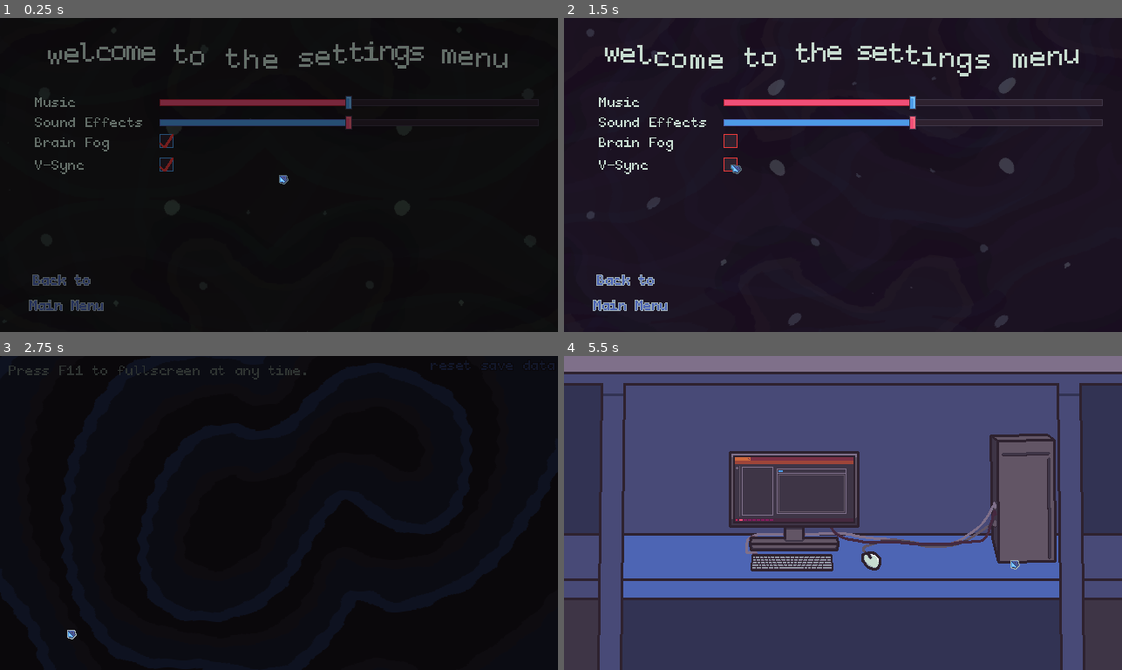
Above: before the commit, frames 1-4 (two rows, left to right).
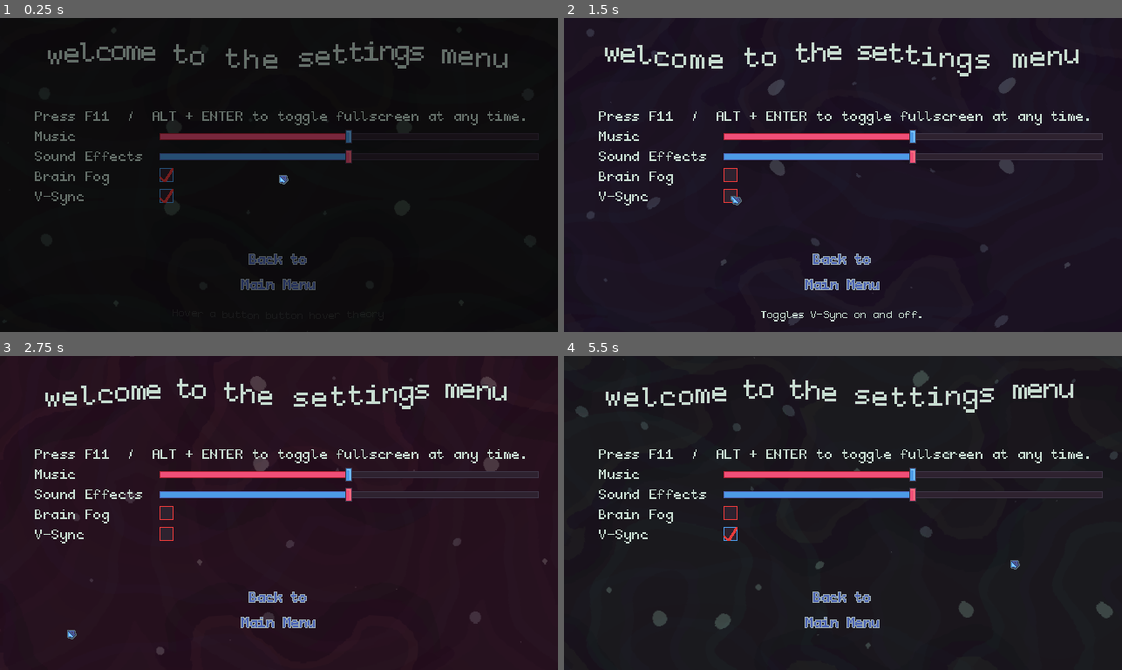
Above: after the commit, the same moments.

Repository: bnhrl/MomentumIsEverythingCountDown
Game: Godot game, scene res://UI/Settings/settings.tscn
Same seed, same stepped clock (60 frames per second), same inputs: the game is played once before the commit and once after it. This scene is started directly instead of the project's main scene. Sound files missing from this copy of the repository are replaced by a short silence.
Inputs (mouse positions are in pixels of both pictures, inside the frame that each line leads up to; where the layout moved, square brackets give the same spot in the first picture):
- Up to frame 1 (0.25 s): no input
- Up to frame 2 (1.5 s): click (731, 175) [731, 140] at 0.5 s; click (731, 196) [731, 165] at 1.25 s
- Up to frame 3 (2.75 s): tap F at 2 s; move the mouse to (66, 629) at 2.02 s; hold D (right) from 2.03 s (still down); click (66, 629) at 2.1 s
- Up to frame 4 (5.5 s): tap F every 0.75 s from 2.75 to 5 s; move the mouse to (1060, 362) at 2.77 s; release D (right) at 2.78 s; hold S (down) 2.78-3.53 s; click (1060, 362) at 2.85 s; move the mouse to (898, 443) at 3.52 s; hold D (right) 3.53-4.28 s; hold Space (reserve_ion) 3.53-4.28 s; click (898, 443) at 3.8 s; move the mouse to (831, 544) at 4.27 s; hold W (up) 4.28-5.03 s; click (831, 544) at 4.35 s; move the mouse to (1010, 560) at 5.02 s; hold A (left) from 5.03 s (still down); click (1010, 560) at 5.1 s

The runs differ from the first frame. In frame 1, 5.8% of the frame differs, in the area x 5-95%, y 25-94%; in frame 2, 6.8%; in frame 3, 71%; in frame 4, 92%, in the area x 0-100%, y 0-100%.

Commit message:
Some fixes, added groundwork for Bonus Levels in the LevelSelect, added button hover theory to Settings

Diff:
--- a/Assets/Scripts/control_hoverable.gd
+++ b/Assets/Scripts/control_hoverable.gd
@@ -5,14 +5,15 @@
 	mouse_entered.connect(hover)
 	mouse_exited.connect(unhover)
 
-signal control_hovered
+signal control_hovered(control: Control)
 var hovered := false
 func hover() -> void:
 	hovered = true
 	Cursor.set_animation("hover")
 	control_hovered.emit(self)
 
+signal control_unhovered(control: Control)
 func unhover() -> void:
 	hovered = false
 	Cursor.set_animation()
-	control_hovered.emit(self)
+	control_unhovered.emit(self)
--- a/Game/Player/player.gd
+++ b/Game/Player/player.gd
@@ -8,6 +8,7 @@
 func _ready() -> void:
 	_ready_tail()
 	Camera.target = self
+	$DebugLayer.hide()
 
 func _physics_process(delta: float) -> void:
 	_process_movement(delta)
@@ -21,7 +22,7 @@
 	_process_flash()
 
 	if Input.is_action_just_pressed("debug"):
-		$DebugLayer.show()
+		$DebugLayer.visible = not $DebugLayer.visible
 	if $DebugLayer.visible:
 		_process_debug()
 
--- a/UI/LevelSelect/level_select.gd
+++ b/UI/LevelSelect/level_select.gd
@@ -53,6 +53,10 @@
 	10: "parietal c",
 	11: "occipital a",
 	12: "occipital b",
+
+	14: "dark matter a",
+	15: "dark matter b",
+	16: "dark matter c",
 }
 const LEVEL_THUMBSNAILS: Dictionary[int, Texture2D] = {
 	 1: preload("uid://ym71ns7c4280"),
@@ -81,6 +85,10 @@
 	10: "Parietal",
 	11: "Occipital",
 	12: "Occipital",
+
+	14: "Temporal",
+	15: "Frontal",
+	16: "Parietal",
 }
 
 @onready var selector: CanvasGroup = $Selector
@@ -107,8 +115,8 @@
 		$Hud.show()
 
 	level = l
-	level_label.text = "[tornado freq=5 radius=2.0]"+LEVEL_NAMES.get(level)
-	level_thumbnail.texture = LEVEL_THUMBSNAILS.get(level)
+	level_label.text = "[tornado freq=5 radius=2.0]"+LEVEL_NAMES.get(level, "no name found")
+	level_thumbnail.texture = LEVEL_THUMBSNAILS.get(level, null)
 	selector.set_target(button)
 	if LEVEL_TRACKS.has(l):
 		Music.play(LEVEL_TRACKS.get(level))
@@ -124,7 +132,10 @@
 		best_time_label.text = "best time: N/A"
 
 func _on_btn_go_pressed() -> void:
-	Scenes.swap_scene("Level " + str(level))
+	if level <= 12:
+		Scenes.swap_scene("Level " + str(level))
+	else:
+		Scenes.swap_scene("Bonus Level " + str(level))
 
 
 # Mode
--- a/UI/LevelSelect/level_select.tscn
+++ b/UI/LevelSelect/level_select.tscn
@@ -246,6 +246,42 @@
 default_color = Color(0.78039217, 0.8627451, 0.8156863, 1)
 hover_color = Color(0.3019608, 0.60784316, 0.9019608, 1)
 
+[node name="BtnLevel14" parent="LevelButtons" unique_id=1295508329 instance=ExtResource("3_eeebr")]
+offset_left = -64.0
+offset_top = -3.0000021
+offset_right = -40.0
+offset_bottom = 26.999998
+theme_override_colors/default_color = Color(0.18039216, 0.13333334, 0.18431373, 1)
+theme_override_colors/font_outline_color = Color(0.78039217, 0.8627451, 0.8156863, 1)
+theme_override_font_sizes/normal_font_size = 12
+text = "A"
+level = 14
+default_color = Color(0.18039216, 0.13333334, 0.18431373, 1)
+
+[node name="BtnLevel15" parent="LevelButtons" unique_id=1598236958 instance=ExtResource("3_eeebr")]
+offset_left = -24.0
+offset_top = -50.000008
+offset_right = 0.0
+offset_bottom = -20.000008
+theme_override_colors/default_color = Color(0.18039216, 0.13333334, 0.18431373, 1)
+theme_override_colors/font_outline_color = Color(0.78039217, 0.8627451, 0.8156863, 1)
+theme_override_font_sizes/normal_font_size = 12
+text = "B"
+level = 15
+default_color = Color(0.18039216, 0.13333334, 0.18431373, 1)
+
+[node name="BtnLevel16" parent="LevelButtons" unique_id=1090432248 instance=ExtResource("3_eeebr")]
+offset_left = 44.0
+offset_top = -10.000004
+offset_right = 68.0
+offset_bottom = 19.999996
+theme_override_colors/default_color = Color(0.18039216, 0.13333334, 0.18431373, 1)
+theme_override_colors/font_outline_color = Color(0.78039217, 0.8627451, 0.8156863, 1)
+theme_override_font_sizes/normal_font_size = 12
+text = "C"
+level = 16
+default_color = Color(0.18039216, 0.13333334, 0.18431373, 1)
+
 [node name="Selector" parent="." unique_id=564478042 instance=ExtResource("10_fs4r2")]
 position = Vector2(510, 160)
 
--- a/UI/LevelSelect/selector.tscn
+++ b/UI/LevelSelect/selector.tscn
@@ -7,6 +7,7 @@
 shader = ExtResource("1_cd2bq")
 shader_parameter/on_canvas_group = true
 shader_parameter/outline_thickness = 1.0
+shader_parameter/addition = Color(1, 1, 1, 0)
 
 [node name="Selector" type="CanvasGroup" unique_id=2128607490]
 z_index = -1
@@ -20,8 +21,8 @@
 offset_top = -2.0
 offset_right = 2.0
 offset_bottom = 2.0
+mouse_filter = 2
 color = Color(0.9098039, 0.23137255, 0.23137255, 1)
-metadata/_edit_use_anchors_ = true
 
 [node name="Anchor2" type="Node2D" parent="." unique_id=807115437]
 
@@ -30,8 +31,8 @@
 offset_right = 4.0
 offset_bottom = 0.99999976
 rotation = 0.7853982
+mouse_filter = 2
 color = Color(0.3019608, 0.39607844, 0.7058824, 1)
-metadata/_edit_use_anchors_ = true
 
 [node name="Anchor3" type="Node2D" parent="." unique_id=139864208]
 
@@ -40,8 +41,8 @@
 offset_top = -3.0
 offset_right = 3.0
 offset_bottom = 3.0
+mouse_filter = 2
 color = Color(0.9098039, 0.23137255, 0.23137255, 1)
-metadata/_edit_use_anchors_ = true
 
 [node name="Anchor4" type="Node2D" parent="." unique_id=916898867]
 
@@ -50,8 +51,8 @@
 offset_right = 7.0
 offset_bottom = 2.0
 rotation = 0.7853982
+mouse_filter = 2
 color = Color(0.3019608, 0.39607844, 0.7058824, 1)
-metadata/_edit_use_anchors_ = true
 
 [node name="Anchor5" type="Node2D" parent="." unique_id=249523198]
 
@@ -60,8 +61,8 @@
 offset_top = -5.0
 offset_right = 5.0
 offset_bottom = 5.0
+mouse_filter = 2
 color = Color(0.9098039, 0.23137255, 0.23137255, 1)
-metadata/_edit_use_anchors_ = true
 
 [node name="Anchor6" type="Node2D" parent="." unique_id=78846658]
 
@@ -70,4 +71,5 @@
 offset_right = 10.0
 offset_bottom = 3.0
 rotation = 0.7853982
+mouse_filter = 2
 color = Color(0.3019608, 0.39607844, 0.7058824, 1)
--- a/UI/MainMenu/main_menu.gd
+++ b/UI/MainMenu/main_menu.gd
@@ -16,9 +16,6 @@
 			Data.save()
 	$WebWarning.queue_free()
 	play_opening()
-	await Delays.wait(3.33)
-	var tween := create_tween()
-	tween.tween_property($FullscreenLabel, "modulate:a", 0.0, 1.5).set_trans(Tween.TRANS_EXPO)
 
 func _process(delta: float) -> void:
 	_process_lbd(delta)
@@ -91,6 +88,8 @@
 		label_btn_description.text = "[wave]Reset all saved data. Except settings. Duh."
 	elif button == $BtnExport:
 		label_btn_description.text = "[wave]Export your save data. Drag and drop the file onto the game to load it."
+	else:
+		label_btn_description.text = "I don't know what this one does."
 
 func button_unhovered(_button: UIButton) -> void:
 	lbd_hovered = false
--- a/UI/MainMenu/main_menu.tscn
+++ b/UI/MainMenu/main_menu.tscn
@@ -46,7 +46,7 @@
 
 [node name="Logo" type="Sprite2D" parent="MainMenu/Logo" unique_id=459210881]
 unique_name_in_owner = true
-position = Vector2(320, 132)
+position = Vector2(320, 108)
 texture = ExtResource("5_052h3")
 
 [node name="LabelBtnDescription" type="RichTextLabel" parent="." unique_id=1869460710]
@@ -55,6 +55,7 @@
 offset_right = 640.0
 offset_bottom = 350.0
 theme_override_colors/default_color = Color(0.78039217, 0.8627451, 0.8156863, 1)
+theme_override_font_sizes/normal_font_size = 12
 bbcode_enabled = true
 text = "[wave]Hover a button button hover theory"
 scroll_active = false
@@ -101,16 +102,6 @@
 scale = Vector2(2, 2)
 theme_override_colors/font_outline_color = Color(0.60784316, 0.67058825, 0.69803923, 1)
 text = "DIE"
-
-[node name="FullscreenLabel" type="RichTextLabel" parent="." unique_id=1258388438]
-layout_mode = 0
-offset_right = 366.0
-offset_bottom = 32.0
-theme_override_colors/default_color = Color(0.78039217, 0.8627451, 0.8156863, 1)
-text = "Press F11 to fullscreen at any time."
-scroll_active = false
-horizontal_alignment = 1
-vertical_alignment = 1
 
 [node name="BtnReset" parent="." unique_id=1632076101 instance=ExtResource("1_38cx4")]
 layout_mode = 0
--- a/UI/Settings/settings.gd
+++ b/UI/Settings/settings.gd
@@ -10,6 +10,7 @@
 
 func _process(delta: float) -> void:
 	_process_background(delta)
+	_process_lbd(delta)
 
 
 # Backgrounds
@@ -49,3 +50,29 @@
 func _on_check_v_sync_toggled(toggled_on: bool) -> void:
 	Data.save_data.set("vsync", toggled_on)
 	Data.update_vsync_settings()
+
+
+
+# LBD
+func _process_lbd(delta: float) -> void:
+	label_btn_description.modulate.a = LerpHelper.lf(label_btn_description.modulate.a, lbd_hovered, 8.0, delta)
+
+var lbd_hovered := false
+@onready var label_btn_description: RichTextLabel = $LabelBtnDescription
+func setting_hovered(control: Control) -> void:
+	lbd_hovered = true
+	if control == $LabelFullscreen:
+		label_btn_description.text = "Exactly what it says."
+	elif control == $SliderMusic:
+		label_btn_description.text = "Change the volume of the game's music."
+	elif control == $SliderSFX:
+		label_btn_description.text = "Change the volume of the game's sound effects."
+	elif control == $CheckBrainFog:
+		label_btn_description.text = "Toggles brain fog on and off. Brain fog appears when repeatedly slamming into walls."
+	elif control == $CheckVSync:
+		label_btn_description.text = "Toggles V-Sync on and off."
+	else:
+		label_btn_description.text = "I don't know what this one does."
+
+func setting_unhovered(_control: Control) -> void:
+	lbd_hovered = false
--- a/UI/Settings/settings.tscn
+++ b/UI/Settings/settings.tscn
@@ -158,16 +158,6 @@
 scale = Vector2(1.1, 1.15)
 texture = ExtResource("4_yuh4y")
 
-[node name="BtnMainMenu" parent="." unique_id=1301211313 instance=ExtResource("10_qx4ph")]
-layout_mode = 0
-offset_left = 32.0
-offset_top = 285.0
-offset_right = 122.0
-offset_bottom = 342.0
-theme_override_colors/font_outline_color = Color(0.60784316, 0.67058825, 0.69803923, 1)
-text = "Back to
-Main Menu"
-
 [node name="Title" type="RichTextLabel" parent="." unique_id=91147556]
 clip_contents = false
 layout_mode = 0
@@ -183,13 +173,48 @@
 horizontal_alignment = 1
 vertical_alignment = 1
 
+[node name="LabelBtnDescription" type="RichTextLabel" parent="." unique_id=1261209551]
+layout_mode = 0
+offset_top = 300.0
+offset_right = 640.0
+offset_bottom = 350.0
+theme_override_colors/default_color = Color(0.78039217, 0.8627451, 0.8156863, 1)
+theme_override_font_sizes/normal_font_size = 12
+bbcode_enabled = true
+text = "[wave]Hover a button button hover theory"
+scroll_active = false
+horizontal_alignment = 1
+vertical_alignment = 2
+
+[node name="BtnMainMenu" parent="." unique_id=1301211313 instance=ExtResource("10_qx4ph")]
+layout_mode = 0
+offset_left = 275.0
+offset_top = 261.0
+offset_right = 365.0
+offset_bottom = 318.0
+theme_override_colors/font_outline_color = Color(0.60784316, 0.67058825, 0.69803923, 1)
+text = "Back to
+Main Menu"
+
+[node name="LabelFullscreen" type="RichTextLabel" parent="." unique_id=375461447]
+clip_contents = false
+layout_mode = 0
+offset_left = 40.0
+offset_top = 97.0
+offset_right = 618.0
+offset_bottom = 120.0
+theme_override_colors/default_color = Color(0.78039217, 0.8627451, 0.8156863, 1)
+text = "Press F11  /  ALT + ENTER to toggle fullscreen at any time."
+scroll_active = false
+script = ExtResource("9_van1q")
+
 [node name="LabelMusic" type="RichTextLabel" parent="." unique_id=1319278353]
 clip_contents = false
 layout_mode = 0
 offset_left = 40.0
-offset_top = 81.0
+offset_top = 120.0
 offset_right = 166.0
-offset_bottom = 104.0
+offset_bottom = 143.0
 theme_override_colors/default_color = Color(0.78039217, 0.8627451, 0.8156863, 1)
 text = "Music"
 scroll_active = false
@@ -198,9 +223,9 @@
 clip_contents = false
 layout_mode = 0
 offset_left = 40.0
-offset_top = 104.0
+offset_top = 143.0
 offset_right = 166.0
-offset_bottom = 127.0
+offset_bottom = 166.0
 theme_override_colors/default_color = Color(0.78039217, 0.8627451, 0.8156863, 1)
 text = "Sound Effects"
 scroll_active = false
@@ -214,9 +239,9 @@
 clip_contents = false
 layout_mode = 0
 offset_left = 40.0
-offset_top = 127.0
+offset_top = 166.0
 offset_right = 166.0
-offset_bottom = 150.0
+offset_bottom = 189.0
 theme_override_colors/default_color = Color(0.78039217, 0.8627451, 0.8156863, 1)
 text = "Brain Fog"
 scroll_active = false
@@ -225,9 +250,9 @@
 clip_contents = false
 layout_mode = 0
 offset_left = 40.0
-offset_top = 153.0
+offset_top = 189.0
 offset_right = 166.0
-offset_bottom = 176.0
+offset_bottom = 212.0
 theme_override_colors/default_color = Color(0.78039217, 0.8627451, 0.8156863, 1)
 text = "V-Sync"
 scroll_active = false
@@ -235,9 +260,9 @@
 [node name="SliderMusic" type="HSlider" parent="." unique_id=1030209967]
 layout_mode = 0
 offset_left = 183.0
-offset_top = 89.0
+offset_top = 128.0
 offset_right = 618.0
-offset_bottom = 105.0
+offset_bottom = 144.0
 theme_override_icons/grabber = ExtResource("9_qx4ph")
 theme_override_icons/grabber_highlight = ExtResource("9_qx4ph")
 theme_override_styles/slider = SubResource("StyleBoxFlat_wnv0n")
@@ -258,9 +283,9 @@
 [node name="SliderSFX" type="HSlider" parent="." unique_id=1098301117]
 layout_mode = 0
 offset_left = 183.0
-offset_top = 112.0
+offset_top = 151.0
 offset_right = 618.0
-offset_bottom = 128.0
+offset_bottom = 167.0
 theme_override_icons/grabber = ExtResource("8_4ang8")
 theme_override_icons/grabber_highlight = ExtResource("8_4ang8")
 theme_override_styles/slider = SubResource("StyleBoxFlat_wnv0n")
@@ -274,9 +299,9 @@
 [node name="CheckBrainFog" type="CheckBox" parent="." unique_id=1938012417]
 layout_mode = 0
 offset_left = 179.0
-offset_top = 129.0
+offset_top = 168.0
 offset_right = 203.0
-offset_bottom = 153.0
+offset_bottom = 192.0
 theme_override_icons/checked = ExtResource("14_y0l5p")
 theme_override_icons/unchecked = ExtResource("15_7rk7i")
 button_pressed = true
@@ -286,17 +311,29 @@
 [node name="CheckVSync" type="CheckBox" parent="." unique_id=1105689502]
 layout_mode = 0
 offset_left = 179.0
-offset_top = 156.0
+offset_top = 192.0
 offset_right = 203.0
-offset_bottom = 180.0
+offset_bottom = 216.0
 theme_override_icons/checked = ExtResource("14_y0l5p")
 theme_override_icons/unchecked = ExtResource("15_7rk7i")
 button_pressed = true
 icon_alignment = 2
 script = ExtResource("9_van1q")
 
+[connection signal="button_hovered" from="BtnMainMenu" to="." method="setting_hovered"]
+[connection signal="button_unhovered" from="BtnMainMenu" to="." method="setting_unhovered"]
 [connection signal="pressed" from="BtnMainMenu" to="." method="_on_btn_main_menu_pressed"]
+[connection signal="control_hovered" from="LabelFullscreen" to="." method="setting_hovered"]
+[connection signal="control_unhovered" from="LabelFullscreen" to="." method="setting_unhovered"]
+[connection signal="control_hovered" from="SliderMusic" to="." method="setting_hovered"]
+[connection signal="control_unhovered" from="SliderMusic" to="." method="setting_unhovered"]
 [connection signal="drag_ended" from="SliderMusic" to="." method="_on_vol_slider_drag_ended"]
+[connection signal="control_hovered" from="SliderSFX" to="." method="setting_hovered"]
+[connection signal="control_unhovered" from="SliderSFX" to="." method="setting_unhovered"]
 [connection signal="drag_ended" from="SliderSFX" to="." method="_on_vol_slider_drag_ended"]
+[connection signal="control_hovered" from="CheckBrainFog" to="." method="setting_hovered"]
+[connection signal="control_unhovered" from="CheckBrainFog" to="." method="setting_unhovered"]
 [connection signal="toggled" from="CheckBrainFog" to="." method="_on_check_brain_fog_toggled"]
+[connection signal="control_hovered" from="CheckVSync" to="." method="setting_hovered"]
+[connection signal="control_unhovered" from="CheckVSync" to="." method="setting_unhovered"]
 [connection signal="toggled" from="CheckVSync" to="." method="_on_check_v_sync_toggled"]
--- a/_Globals/Scenes/_Scenes.gd
+++ b/_Globals/Scenes/_Scenes.gd
@@ -31,6 +31,9 @@
 	"Level 12":preload("uid://ctxeurg5ofta"),
 	"Opening Cutscene":preload("uid://d38rooefyc5h4"),
 	"Ending Cutscene":preload("uid://b4kooggapxsep"),
+	"Bonus Level 1": preload("uid://c6cj7c34fudmb"),
+	"Bonus Level 2": preload("uid://bcrpxkjvv5umi"),
+	#"Bonus Level 3": preload(""),
 }
 
 func swap_scene(scene_name: String) -> void:
